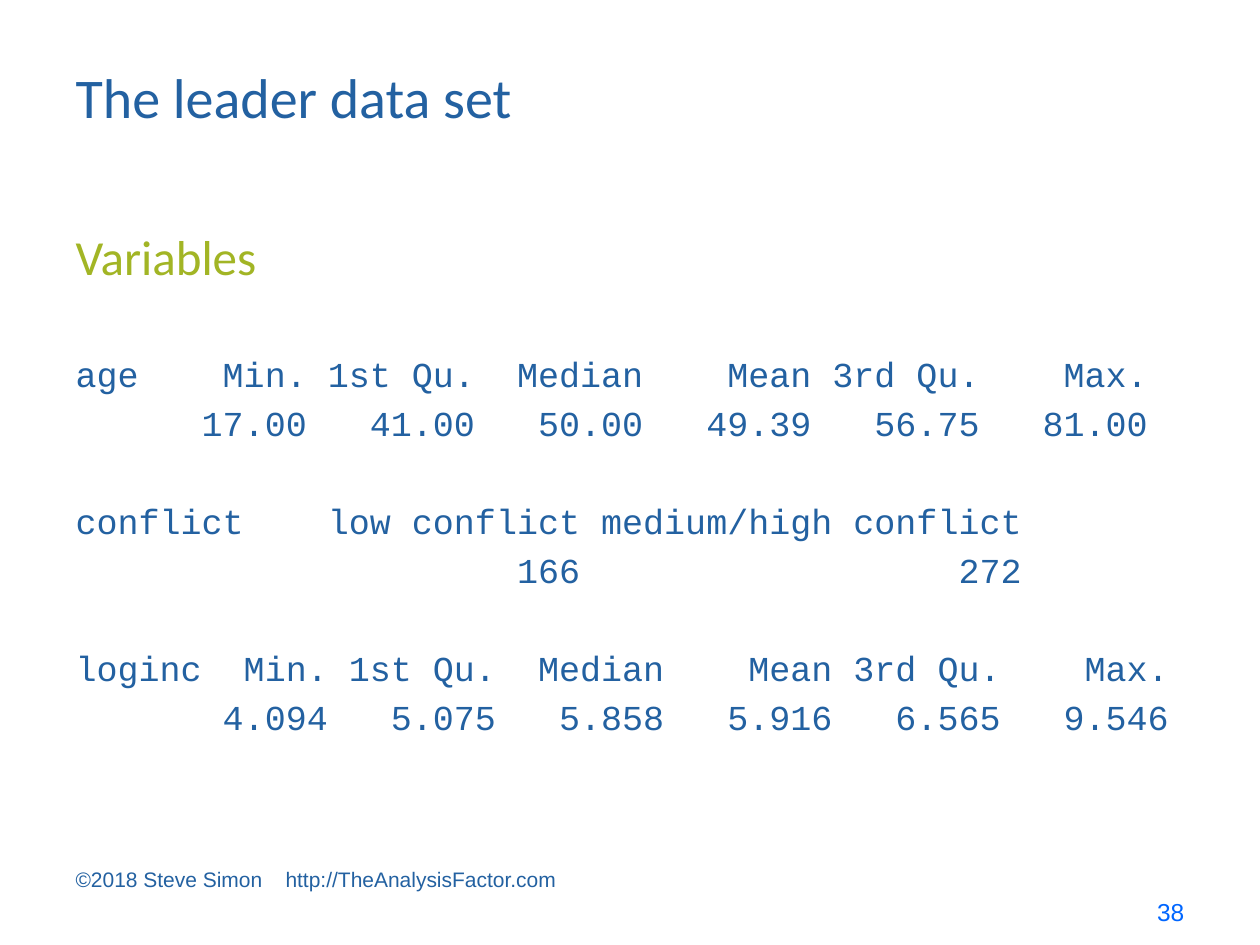
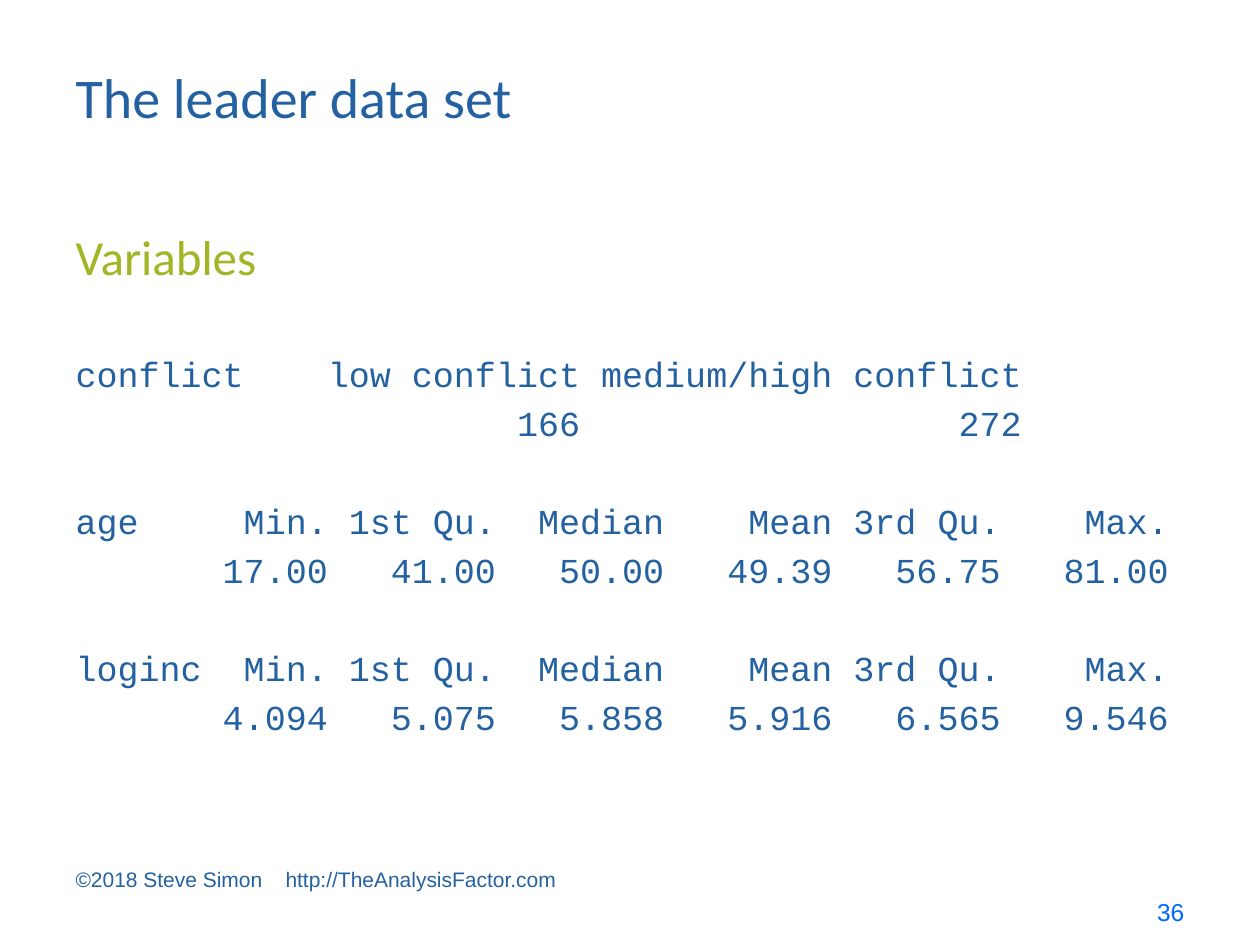
Before and after one commit to pmean/survival-models, a slide deck: slide 36 of bin/cosa lecture.pptx (slide 38 before the commit). Drawn at 1260x945 pixels with LibreOffice and Linux fonts; fonts in the diff are those of the drawing. Boxes give left, top, right and bottom in pixels: in the first picture for what was removed or moved away, otherwise in the second. Text is boxed around its words. In the diff, an @@ line names an element or a change of style, - is before the commit and + after.

```diff
--- a/bin/cosa lecture.pptx
+++ b/bin/cosa lecture.pptx
@@ text at box(76, 363, 1022, 437): paragraphs added @@
+conflict low conflict medium/high conflict
+166 272
@@ text at box(328, 510, 1022, 584): paragraphs removed @@
-conflict low conflict medium/high conflict
-166 272
@@ page number at box(1157, 904, 1184, 922): text changed @@
-38
+36
```
Also in this commit, not shown: 3 other slides changed, 38 slides removed, 5 other files.
